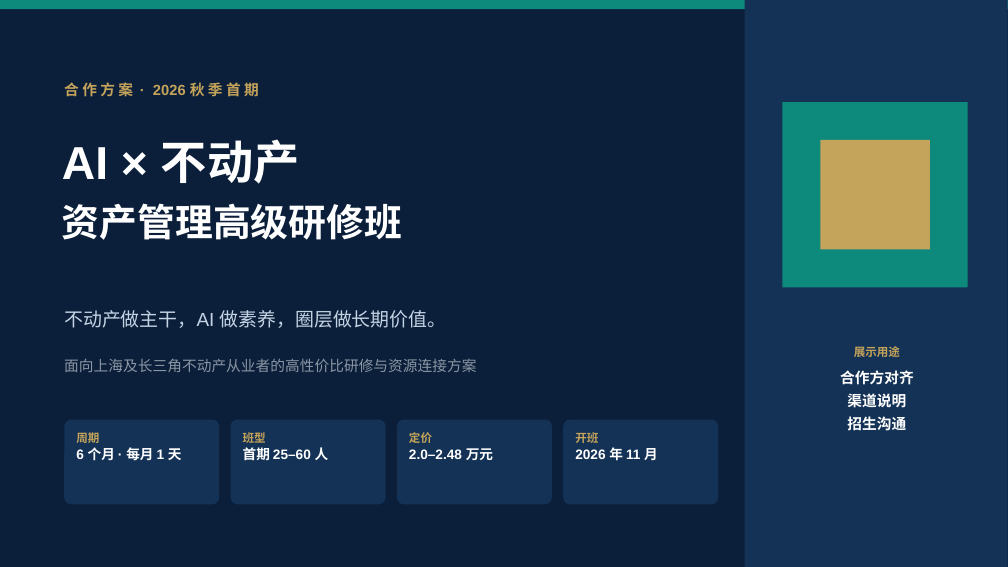
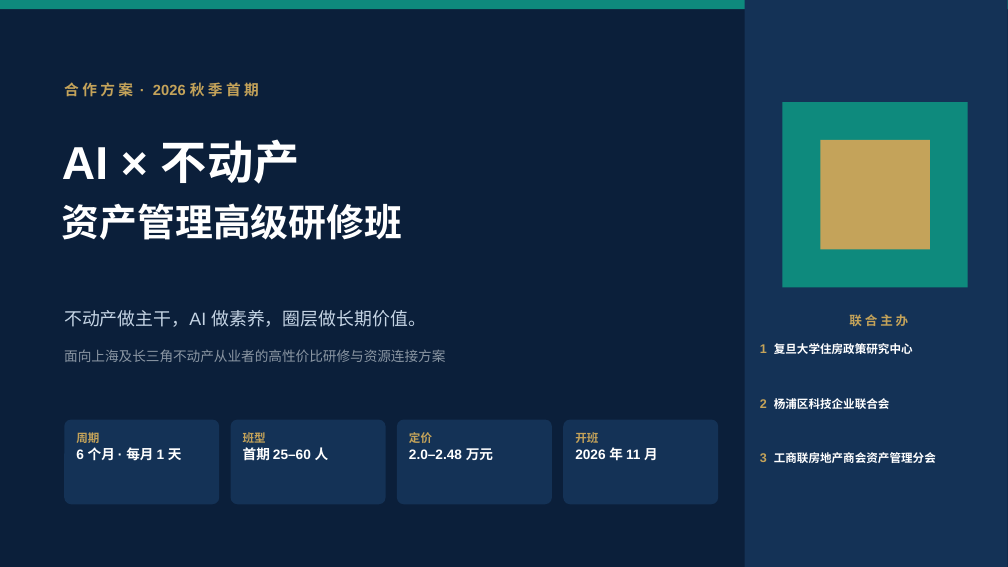
Before and after one commit to hujigang2010-maker/AIDEN, a slide deck: slide 1 of output/AI+不动产资产管理高级研修班_合作方案.pptx. Drawn at 1008x567 pixels with LibreOffice and Linux fonts; fonts in the diff are those of the drawing. Boxes give left, top, right and bottom in pixels: in the first picture for what was removed or moved away, otherwise in the second. Text is boxed around its words. In the diff, an @@ line names an element or a change of style, - is before the commit and + after.

```diff
--- a/output/AI+不动产资产管理高级研修班_合作方案.pptx
+++ b/output/AI+不动产资产管理高级研修班_合作方案.pptx
@@ text "不动产做主干，AI 做素养，圈层做长期价值。" at (x1=64, y1=310, x2=426, y2=327): size 18 to 17 pt @@
@@ text at (x1=849, y1=314, x2=909, y2=326): text changed; size 14 to 12 pt; text colour #FFFFFF to #C4A35A @@
-展示用途
-合作方对齐
-渠道说明
-招生沟通
+联 合 主 办
@@ text "面向上海及长三角不动产从业者的高性价比研修与资源连接方案" moved from (x1=64, y1=359, x2=476, y2=372) to (x1=64, y1=349, x2=445, y2=362) @@
@@ text "面向上海及长三角不动产从业者的高性价比研修与资源连接方案" at (x1=64, y1=349, x2=445, y2=362): size 14 to 13 pt @@
@@ text added at (x1=760, y1=343, x2=913, y2=354), 11 pt, text #FFFFFF, bold @@
+1 复旦大学住房政策研究中心
@@ text added at (x1=760, y1=398, x2=890, y2=409), 11 pt, text #FFFFFF, bold @@
+2 杨浦区科技企业联合会
@@ text added at (x1=760, y1=452, x2=936, y2=463), 11 pt, text #FFFFFF, bold @@
+3 工商联房地产商会资产管理分会
```
Also in this commit, not shown: 14 other slides changed, 4 slides added, 2 slides removed, 2 other files.
